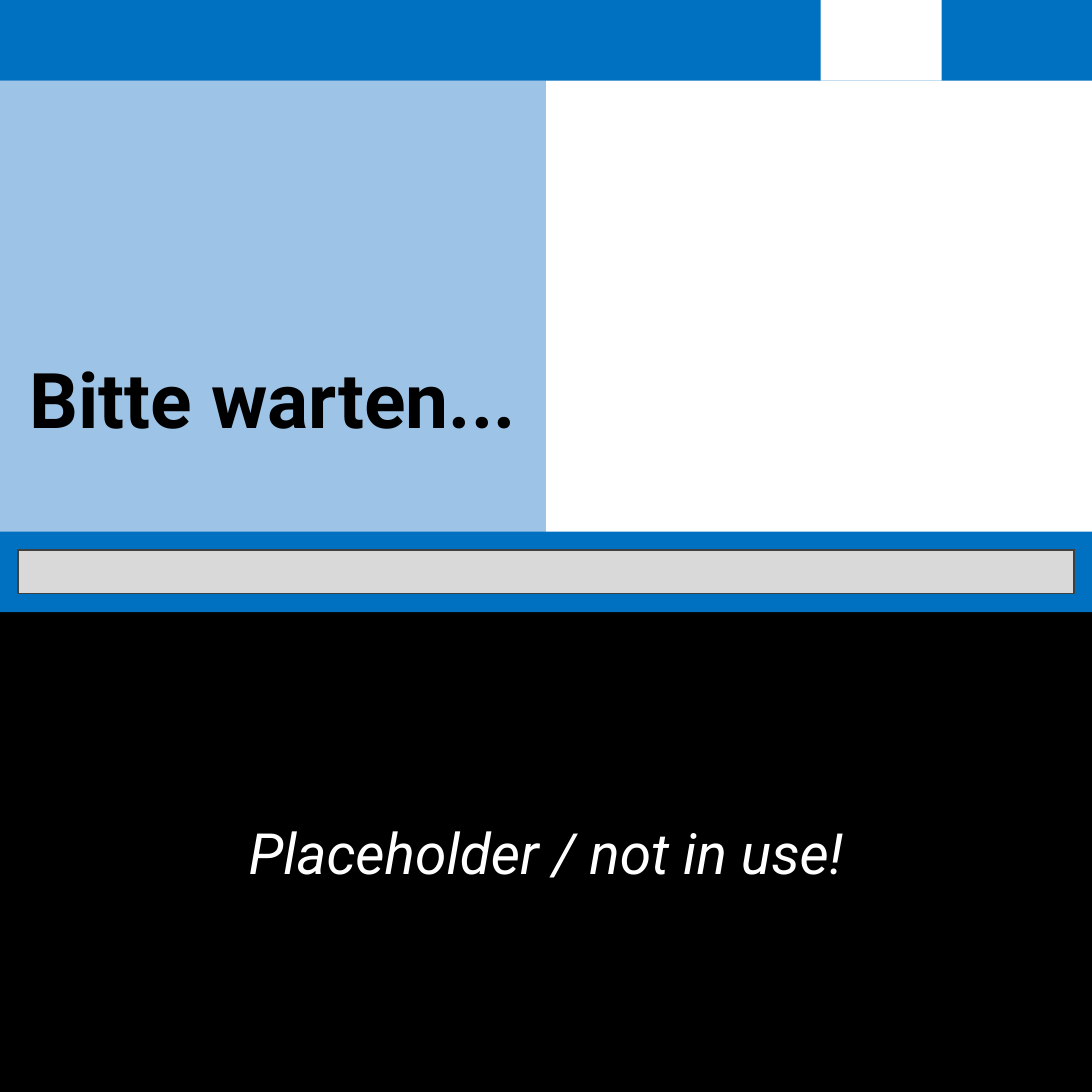
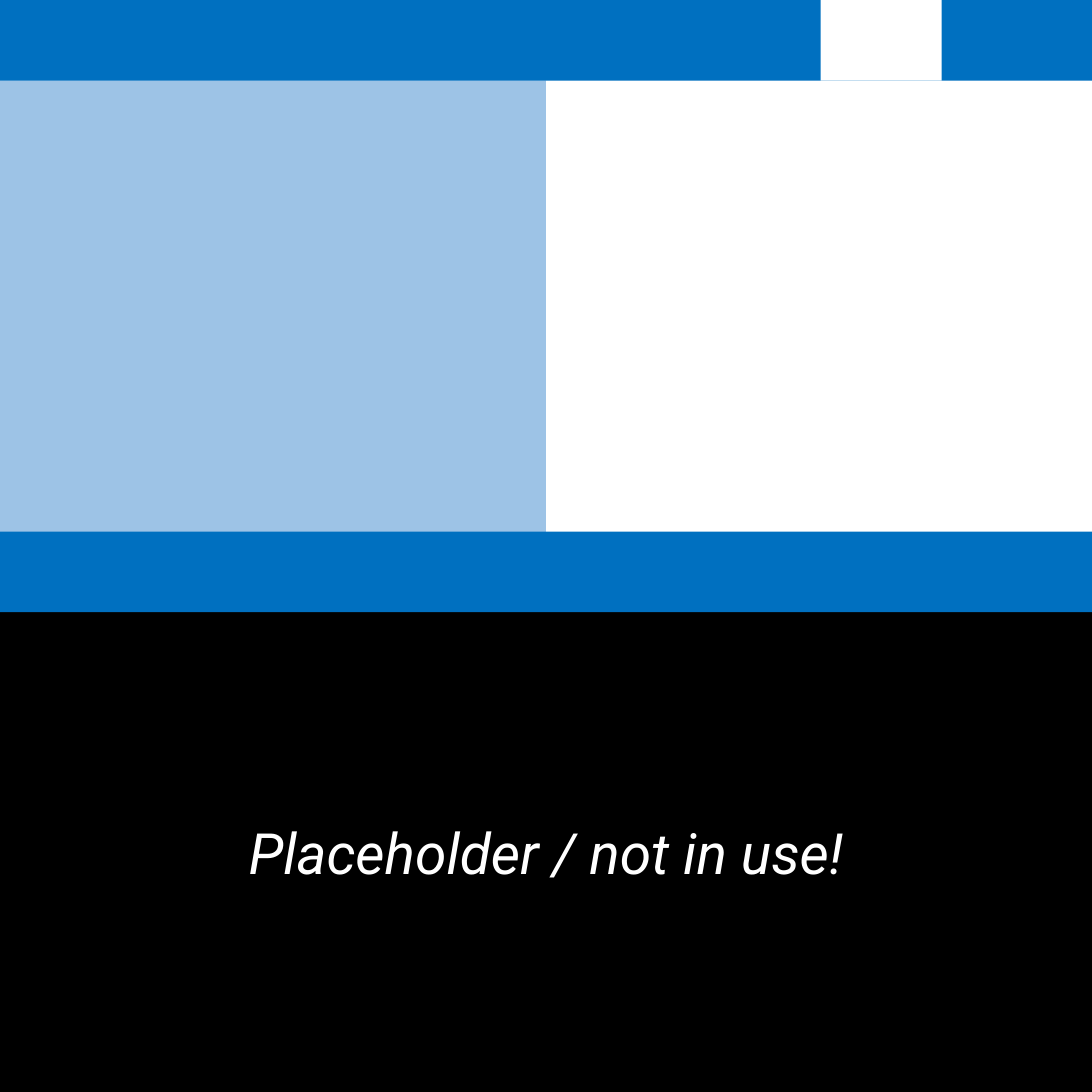
Before and after one commit to ma7t3s-OMSI-Sammlung/Nuntius, a slide deck: slide 9 of printer_textures.pptx. Drawn at 1092x1092 pixels with LibreOffice and Linux fonts; fonts in the diff are those of the drawing. Boxes give left, top, right and bottom in pixels: in the first picture for what was removed or moved away, otherwise in the second. Text is boxed around its words. In the diff, an @@ line names an element or a change of style, - is before the commit and + after.

```diff
--- a/printer_textures.pptx
+++ b/printer_textures.pptx
@@ text removed at [30,371,516,429] @@
-Bitte warten...
@@ rectangle removed at [18,550,1074,594] @@
```
Also in this commit, not shown: 9 other slides changed, 1 slide added, 54 other files.
